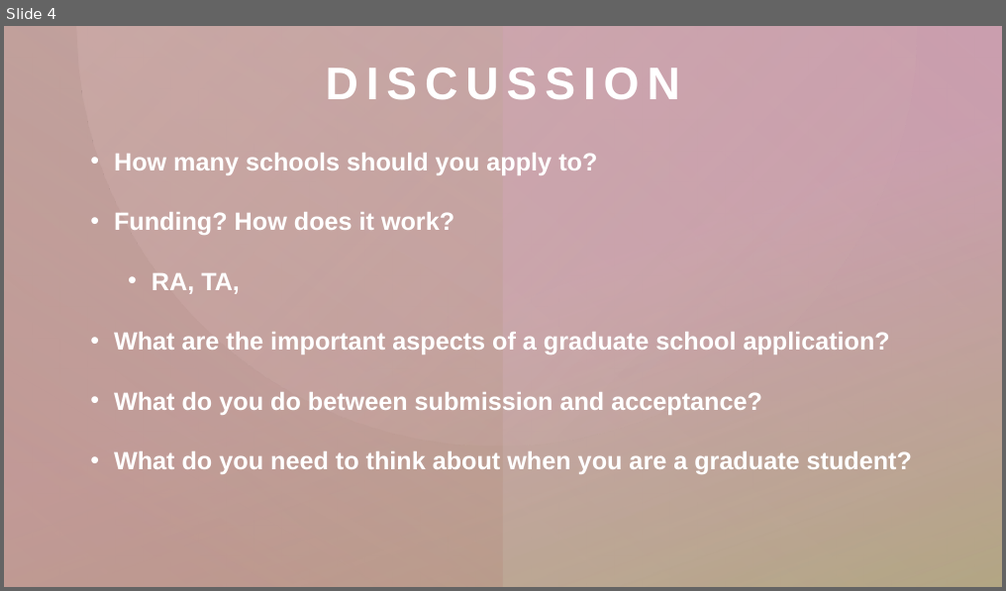
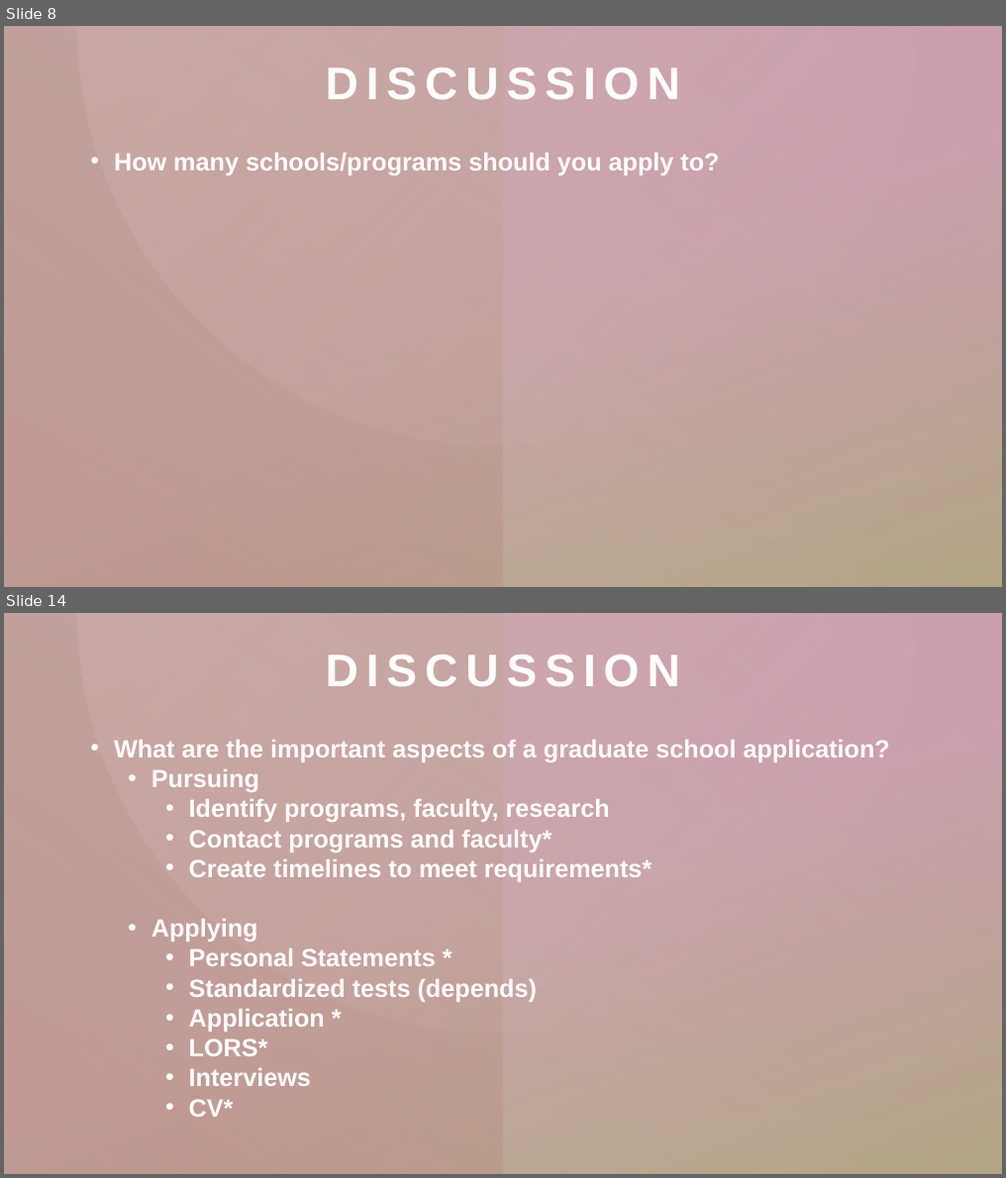
Before and after one commit to madmolecularman/MARC_Fall_2020, a slide deck: resources/gradschool/grad_school_session.pptx. Shown one above the other, each under a label of ours: slide 4 before the commit, slides 8 and 14 after it; the slides between them are not shown. The pictures are 1006x591 and 1006x1178 pixels, drawn with LibreOffice and Linux fonts; fonts in the diff are those of the drawing. Boxes give left, top, right and bottom in pixels: in the first picture for what was removed or moved away, otherwise in the second. Text is boxed around its words. In the diff, an @@ line names an element or a change of style, - is before the commit and + after.

Commit message:
editing for grad school session

```diff
--- a/resources/gradschool/grad_school_session.pptx
+++ b/resources/gradschool/grad_school_session.pptx
@@ slide 14 added at (x1=4, y1=613, x2=1002, y2=1174), background #FFFFFF; not listed: 2 template elements that a slide beside it also shows @@
@@ rectangle added at (x1=4, y1=613, x2=1002, y2=1174), fill #FFFFFF @@
@@ rectangle added at (x1=4, y1=613, x2=1002, y2=1174), fill gradient #C492A4 to #CBC7AB @@
@@ rectangle added at (x1=4, y1=613, x2=1002, y2=1174), fill gradient #C492A4 to #A9A273 @@
@@ rectangle added at (x1=4, y1=613, x2=503, y2=1174), fill gradient #A9A273 to #BA827F @@
@@ freeform shape added at (x1=76, y1=613, x2=916, y2=1032), fill gradient #D6B4B2 @@
@@ title added at (x1=326, y1=655, x2=680, y2=686), 44 pt, text #FFFFFF, bold @@
+DISCUSSION
@@ text added at (x1=114, y1=740, x2=890, y2=1117), 24 pt, text #FFFFFF, bold @@
+• What are the important aspects of a graduate school application?
+  • Pursuing
+    • Identify programs, faculty, research
+    • Contact programs and faculty*
+    • Create timelines to meet requirements*
+  • Applying
+    • Personal Statements *
+    • Standardized tests (depends)
+    • Application *
+    • LORS*
+    • Interviews
+    • CV*
@@ rectangle added at (x1=4, y1=1137, x2=1002, y2=1174), fill gradient #BA827F to #C492A4 @@
@@ rectangle added at (x1=335, y1=1137, x2=1002, y2=1174), fill gradient #CBC7AB to #A9A273 @@
@@ what was slide 4 is now slide 8 @@
@@ slide 8 changed as well @@
@@ text at (x1=114, y1=153, x2=719, y2=175): text changed @@
-• How many schools should you apply to?
-• Funding? How does it work?
-  • RA, TA,
-• What are the important aspects of a graduate school application?
-• What do you do between submission and acceptance?
-• What do you need to think about when you are a graduate student?
+• How many schools/programs should you apply to?
```
Also in this commit, not shown: 6 other slides changed, 11 other slides added, 1 slide removed, 6 other files.
